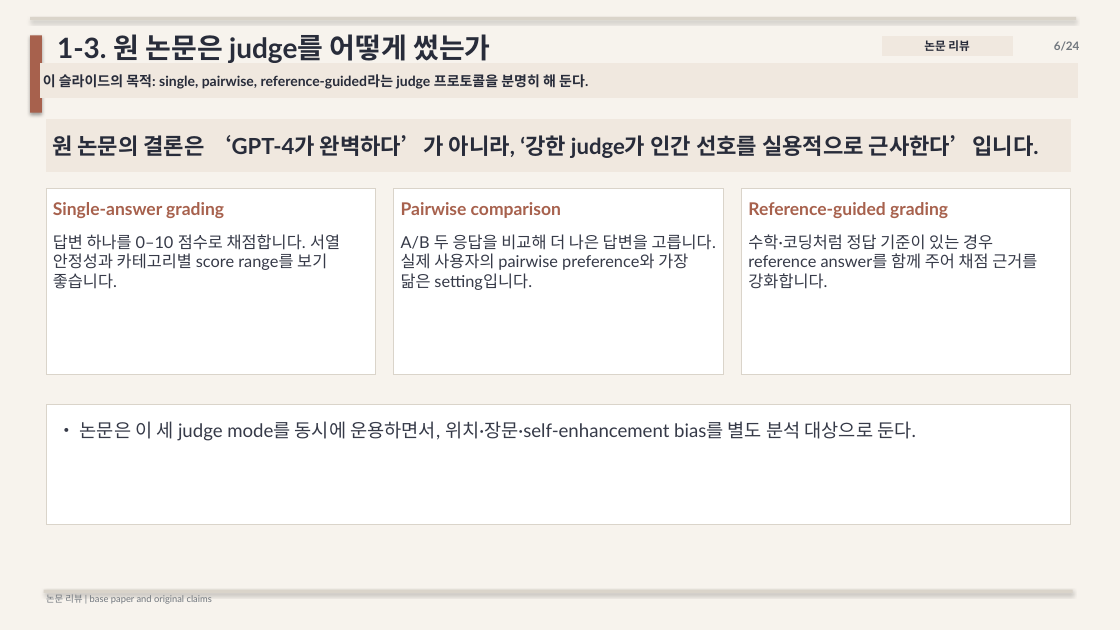
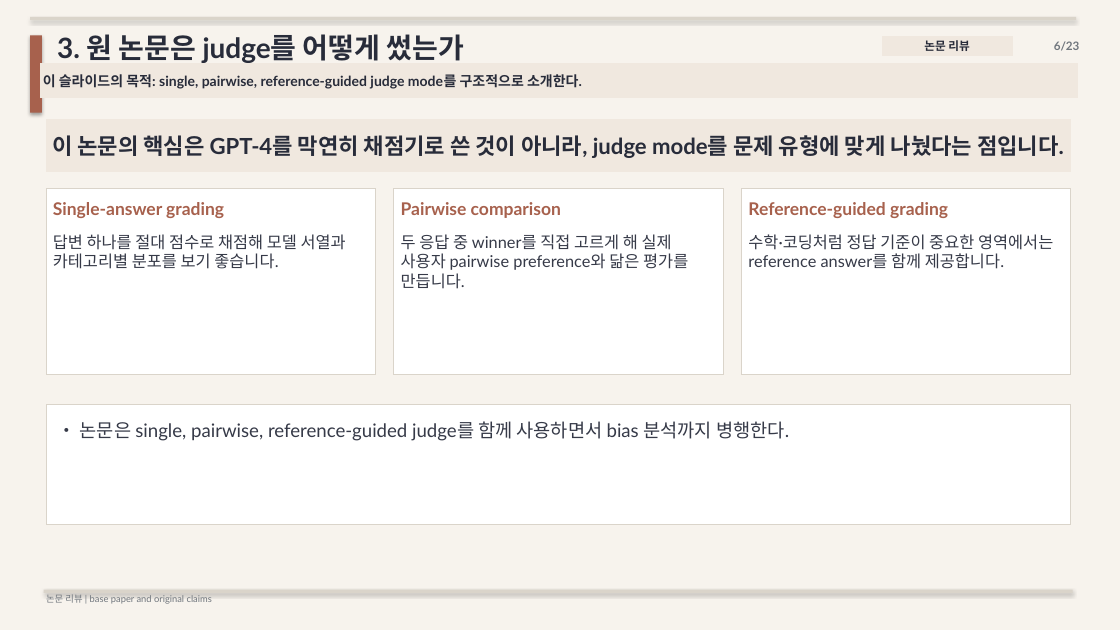
Before and after one commit to kook222/mt_bench_repro, a slide deck: slide 6 of presentation/mt_bench_paper_study.pptx. Drawn at 1120x630 pixels with LibreOffice and Linux fonts; fonts in the diff are those of the drawing. Boxes give left, top, right and bottom in pixels: in the first picture for what was removed or moved away, otherwise in the second. Text is boxed around its words. In the diff, an @@ line names an element or a change of style, - is before the commit and + after.

```diff
--- a/presentation/mt_bench_paper_study.pptx
+++ b/presentation/mt_bench_paper_study.pptx
@@ text at [57, 34, 464, 63]: text changed @@
-1-3. 원 논문은 judge를 어떻게 썼는가
+3. 원 논문은 judge를 어떻게 썼는가
@@ text at [1054, 41, 1080, 51]: text changed @@
-6/24
+6/23
@@ text in rectangle at [43, 74, 582, 89]: text changed @@
-이 슬라이드의 목적: single, pairwise, reference-guided라는 judge 프로토콜을 분명히 해 둔다.
+이 슬라이드의 목적: single, pairwise, reference-guided judge mode를 구조적으로 소개한다.
@@ text in rectangle at [52, 135, 1064, 158]: text changed @@
-원 논문의 결론은 ‘GPT-4가 완벽하다’가 아니라, ‘강한 judge가 인간 선호를 실용적으로 근사한다’입니다.
+이 논문의 핵심은 GPT-4를 막연히 채점기로 쓴 것이 아니라, judge mode를 문제 유형에 맞게 나눴다는 점입니다.
@@ text at [53, 234, 346, 269]: text changed @@
-답변 하나를 0–10 점수로 채점합니다. 서열 안정성과 카테고리별 score range를 보기 좋습니다.
+답변 하나를 절대 점수로 채점해 모델 서열과 카테고리별 분포를 보기 좋습니다.
@@ text at [401, 234, 688, 289]: text changed @@
-A/B 두 응답을 비교해 더 나은 답변을 고릅니다. 실제 사용자의 pairwise preference와 가장 닮은 setting입니다.
+두 응답 중 winner를 직접 고르게 해 실제 사용자 pairwise preference와 닮은 평가를 만듭니다.
@@ text at [748, 234, 1053, 269]: text changed @@
-수학·코딩처럼 정답 기준이 있는 경우 reference answer를 함께 주어 채점 근거를 강화합니다.
+수학·코딩처럼 정답 기준이 중요한 영역에서는 reference answer를 함께 제공합니다.
@@ text in rectangle at [80, 421, 789, 441]: text changed @@
-• 논문은 이 세 judge mode를 동시에 운용하면서, 위치·장문·self-enhancement bias를 별도 분석 대상으로 둔다.
+• 논문은 single, pairwise, reference-guided judge를 함께 사용하면서 bias 분석까지 병행한다.
```
Also in this commit, not shown: 21 other slides changed, 1 slide added, 2 slides removed, 3 other files.
